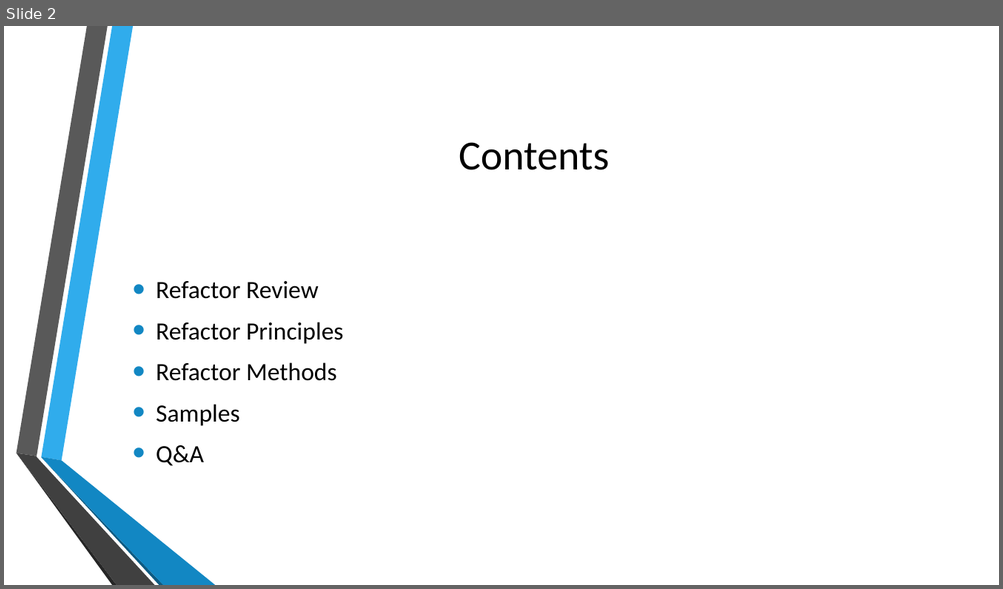
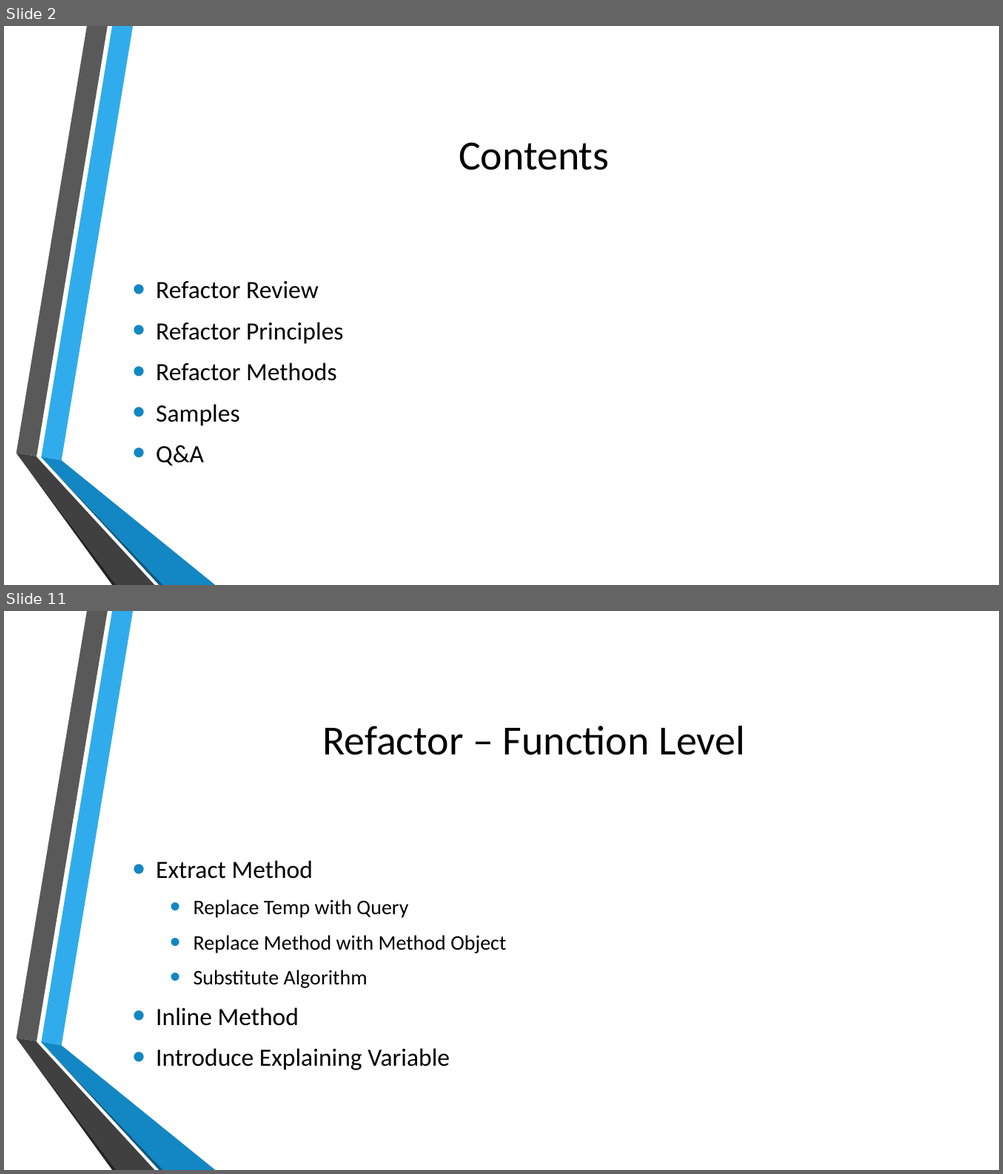
Before and after one commit to zhangyun/sharings, a slide deck: Refactoring - Java/Refactoring.pptx. Shown one above the other, each under a label of ours: slide 2 before the commit, slides 2 and 11 after it; the slides between them are not shown. The pictures are 1003x589 and 1003x1174 pixels, drawn with LibreOffice and Linux fonts; fonts in the diff are those of the drawing; background and template pictures are left out. Boxes give left, top, right and bottom in pixels: in the first picture for what was removed or moved away, otherwise in the second. Text is boxed around its words. In the diff, an @@ line names an element or a change of style, - is before the commit and + after.

Commit message:
New version of refactoring - java

```diff
--- a/Refactoring - Java/Refactoring.pptx
+++ b/Refactoring - Java/Refactoring.pptx
@@ slide 11 added at bbox=[4, 611, 999, 1170], background picture (left out); not listed: 6 template elements that a slide beside it also shows @@
@@ title added at bbox=[322, 726, 745, 755], 40 pt, text #000000 @@
+Refactor – Function Level
@@ text added at bbox=[156, 860, 506, 1071], 20 pt, text #000000 @@
+• Extract Method
+  • Replace Temp with Query
+  • Replace Method with Method Object
+  • Substitute Algorithm
+• Inline Method
+• Introduce Explaining Variable
```
Also in this commit, not shown: 1 slide changed, 11 other slides added, 2 slides removed.
